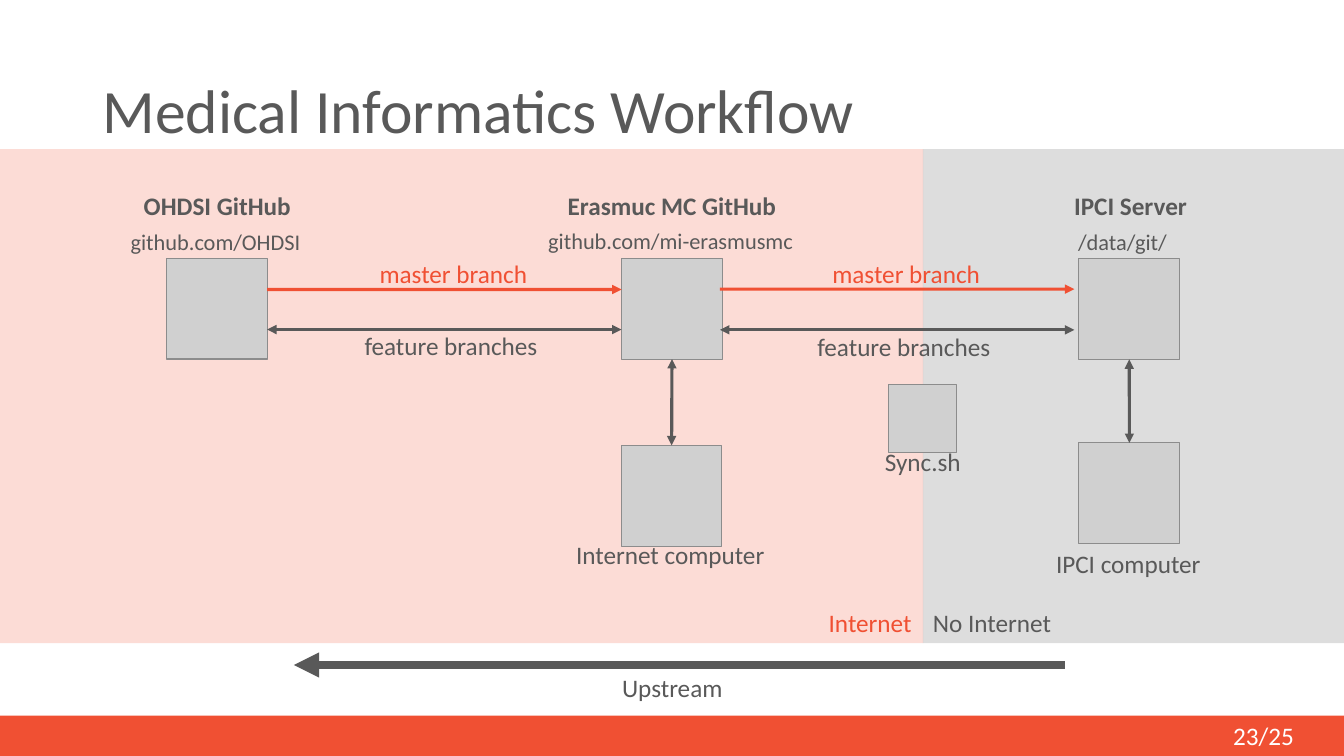
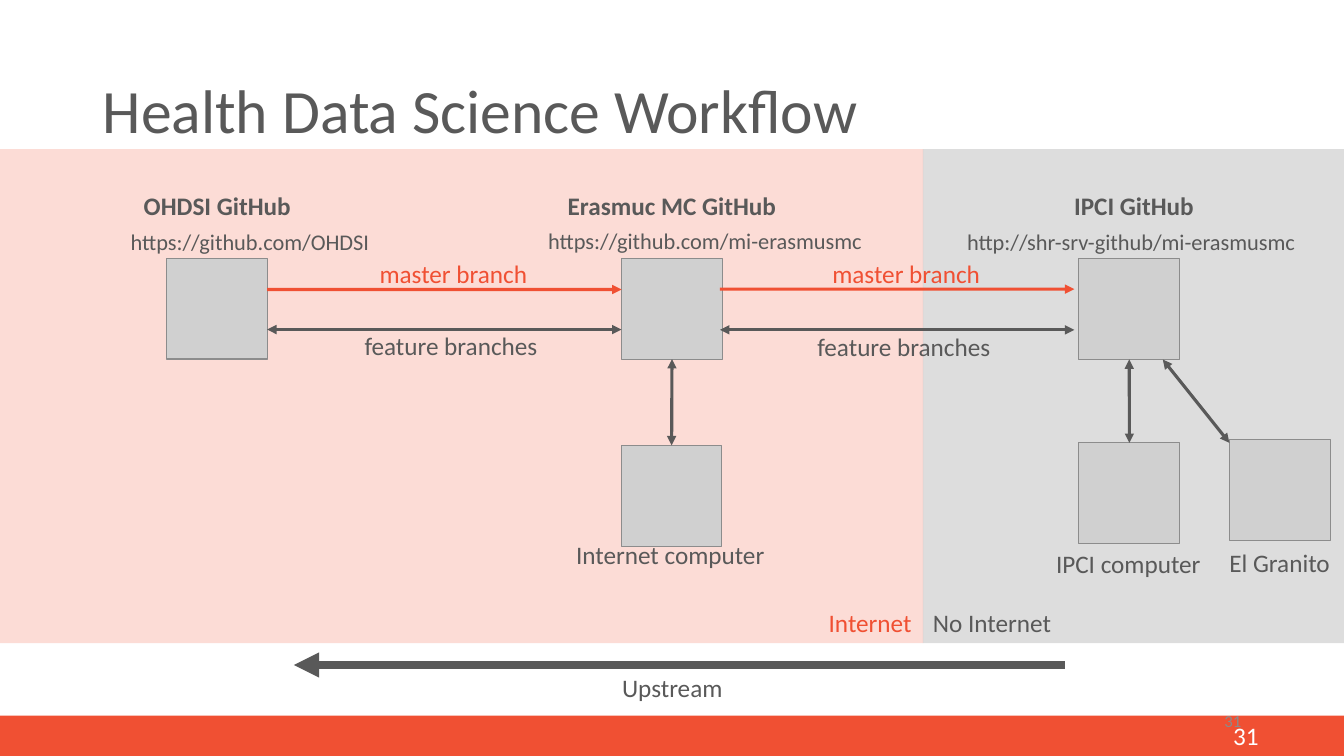
Before and after one commit to mi-erasmusmc/GitTutorial, a slide deck: slide 30 of Documentation/git-pp-presentation.pptx (slide 23 before the commit). Drawn at 1344x756 pixels with LibreOffice and Linux fonts; fonts in the diff are those of the drawing; grey boxes stand for pictures. Boxes give left, top, right and bottom in pixels: in the first picture for what was removed or moved away, otherwise in the second. Text is boxed around its words. In the diff, an @@ line names an element or a change of style, - is before the commit and + after.

```diff
--- a/Documentation/git-pp-presentation.pptx
+++ b/Documentation/git-pp-presentation.pptx
@@ title at box(103, 90, 857, 134): text changed @@
-Medical Informatics Workflow
+Health Data Science Workflow
@@ text at box(1074, 197, 1194, 215): text changed @@
-IPCI Server
+IPCI GitHub
@@ text at box(131, 234, 369, 254): text changed @@
-github.com/OHDSI
+https://github.com/OHDSI
@@ text at box(548, 233, 861, 253): text changed @@
-github.com/mi-erasmusmc
+https://github.com/mi-erasmusmc
@@ text at box(967, 234, 1295, 254): text changed @@
-/data/git/
+http://shr-srv-github/mi-erasmusmc
@@ picture removed at box(889, 385, 958, 454) @@
@@ double arrow added from (1164, 360) to (1230, 443), #595959 2.25 pt @@
@@ picture added at box(1230, 440, 1331, 540) @@
@@ text removed at box(885, 450, 961, 475) @@
-Sync.sh
@@ text added at box(1229, 554, 1330, 572), 18 pt, text #595959 @@
+El Granito
@@ page number added at box(1224, 714, 1241, 732), 12 pt, text #8C8C8C @@
+31
@@ page number at box(1233, 725, 1259, 745): text changed @@
-23/25
+31
```
Also in this commit, not shown: 16 other slides changed, 10 slides added, 5 slides removed, 2 other files.
